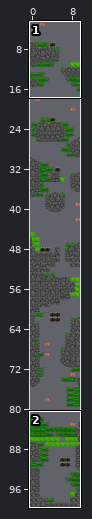
An edit to a level. Tiled map, core/assets/level1.tmx. Above, an overview of the earlier version with the close-up marked.
Close-up. As it was:
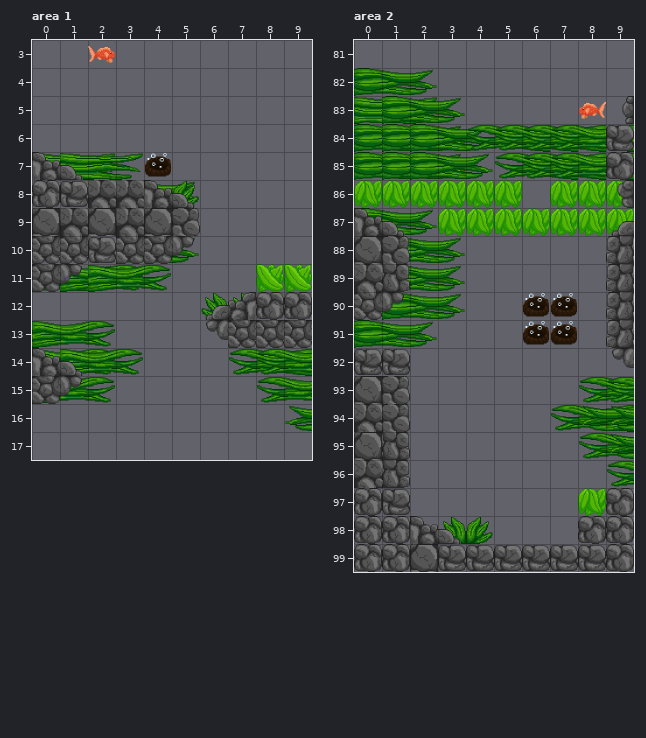
Cells are 64x64 px. Shown: area 1 x 0..9, y 3..17; area 2 x 0..9, y 81..99. The commit also changed other parts of the map, which this record leaves out.
The same view after the edit:
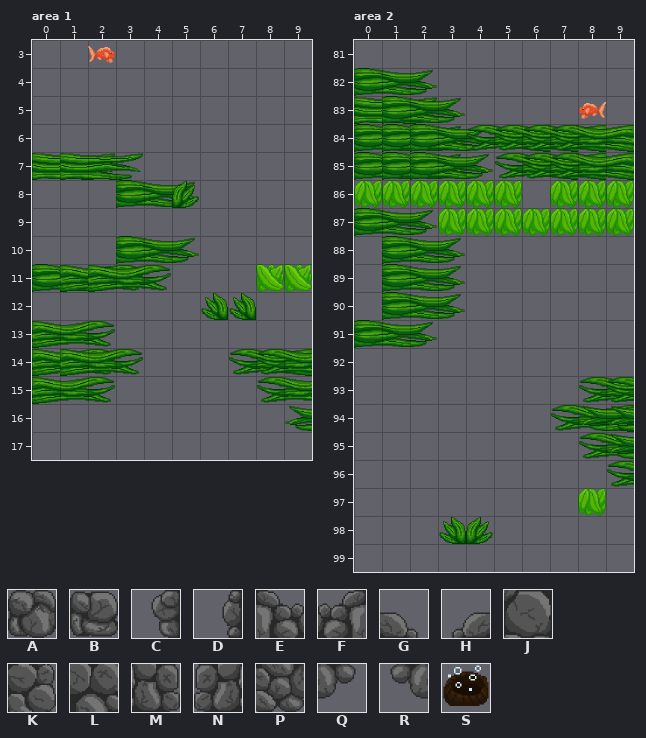
Key: from "rocks2": A 0, B 1, C 2 flipped left-right, D 3 flipped left-right; from "rockwall": E 0, F 0 flipped left-right, G 1, H 1 flipped left-right, J 2, K 3, L 4, M 5, N 5 flipped left-right, P 6, Q 7, R 7 flipped left-right; from "volcano": S 0.
_ is an empty cell.
Change:
Layer "rocks" (now hidden), area 1:
Tile A is gone in row 8 at x 0; in row 12 at x 8 to 9.
Tile B is gone in row 8 at x 1; in row 10 at x 2.
Tile E is gone in row 7 at x 0; in row 8 at x 4; in row 14 at x 0.
Tile F is gone in row 12 at x 7.
Tile G is gone in row 7 at x 1; in row 8 at x 5; in row 14 at x 1.
Tile H is gone in row 12 at x 6.
Tile J is gone in row 9 at x 0, 2 and 4.
Tile K is gone in row 9 at x 5.
Tile L is gone in row 8 at x 2 to 3; in row 9 at x 1 and 3.
Tile P is gone in row 10 at x 0 to 1 and 3 to 4; in row 11 at x 0; in row 13 at x 7 to 9; in row 15 at x 0.
Tile Q is gone in row 10 at x 5; in row 11 at x 1; in row 15 at x 1.
Tile R is gone in row 13 at x 6.
Layer "volcanoes" (now hidden), area 1:
Tile S is gone in row 7 at x 4.
Layer "rocks" (now hidden), area 2:
The tile that lay hidden is gone in row 99 at x 2.
Tile A is gone in row 85 at x 9; in row 97 at x 0 and 9; in row 98 at x 0 to 1 and 8 to 9; in row 99 at x 0 to 1 and 9.
Tile B is gone in row 84 at x 9; in row 92 at x 0 to 1; in row 97 at x 1; in row 99 at x 3 to 8.
Tile C is gone in row 86 at x 9.
Tile D is gone in row 83 at x 9.
Tile E is gone in row 87 at x 0; in row 98 at x 2.
Tile G is gone in row 87 at x 1; in row 98 at x 3.
Tile H is gone in row 87 at x 9.
Tile J is gone in row 88 at x 0; in row 93 at x 0; in row 95 at x 0.
Tile K is gone in row 88 at x 1; in row 93 at x 1; in row 95 at x 1.
Tile L is gone in row 89 at x 0; in row 94 at x 0; in row 96 at x 0.
Tile M is gone in row 89 at x 1; in row 94 at x 1; in row 96 at x 1.
Tile N is gone in rows 88 to 91 at x 9.
Tile P is gone in row 90 at x 0.
Tile Q is gone in row 90 at x 1.
Tile R is gone in row 92 at x 9.
Layer "volcanoes" (now hidden), area 2:
Tile S is gone in rows 90 to 91 at x 6 to 7.
Layer "fish", area 2:
Tile J is gone in row 99 at x 2.
Tile K is gone in row 94 at x 1.
Tile M is gone in row 95 at x 1.
